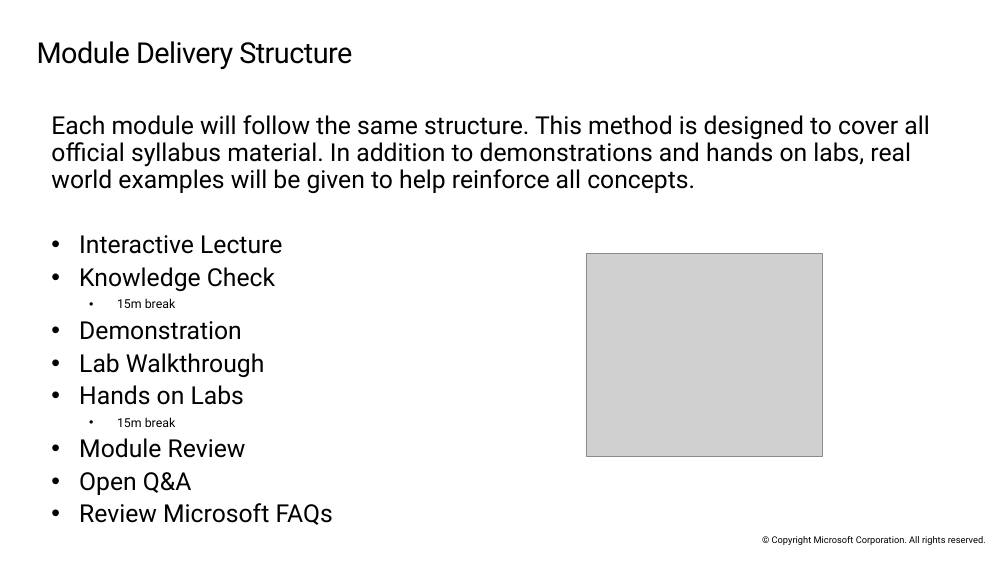
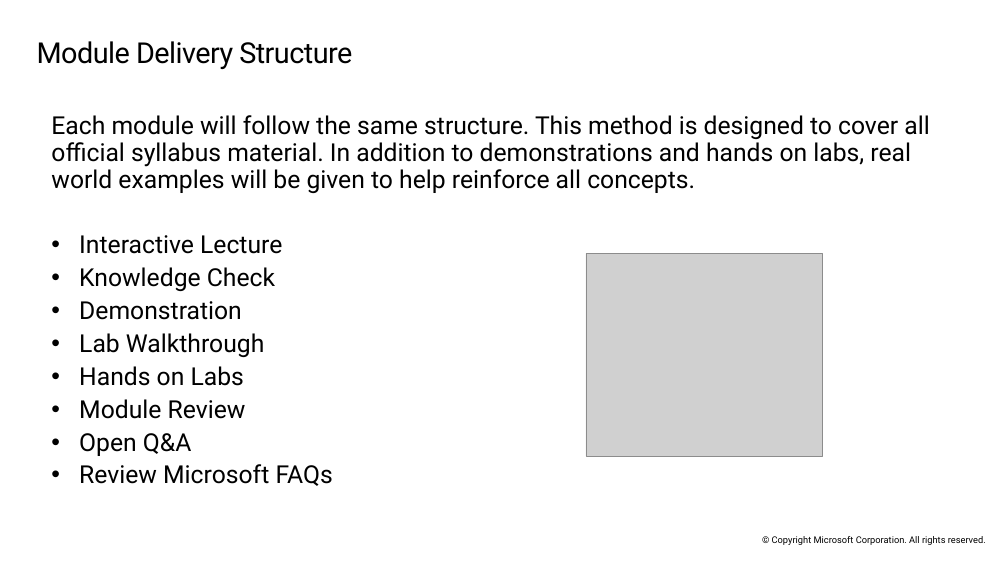
Before and after one commit to ryanpbetts/az-104-material, a slide deck: slide 11 of Slides/AZ-104T00A-ENU-PowerPoint_00 - done.pptx. Drawn at 1008x567 pixels with LibreOffice and Linux fonts; fonts in the diff are those of the drawing; grey boxes stand for pictures. Boxes give left, top, right and bottom in pixels: in the first picture for what was removed or moved away, otherwise in the second. Text is boxed around its words. In the diff, an @@ line names an element or a change of style, - is before the commit and + after.

```diff
--- a/Slides/AZ-104T00A-ENU-PowerPoint_00 - done.pptx
+++ b/Slides/AZ-104T00A-ENU-PowerPoint_00 - done.pptx
@@ text at <box>117,298,175,308</box>: paragraph removed @@
-  • 15m break
@@ text at <box>117,417,175,427</box>: paragraph removed @@
-  • 15m break
```
Also in this commit, not shown: 3 other slides changed, 1 slide added, 4 other files.
